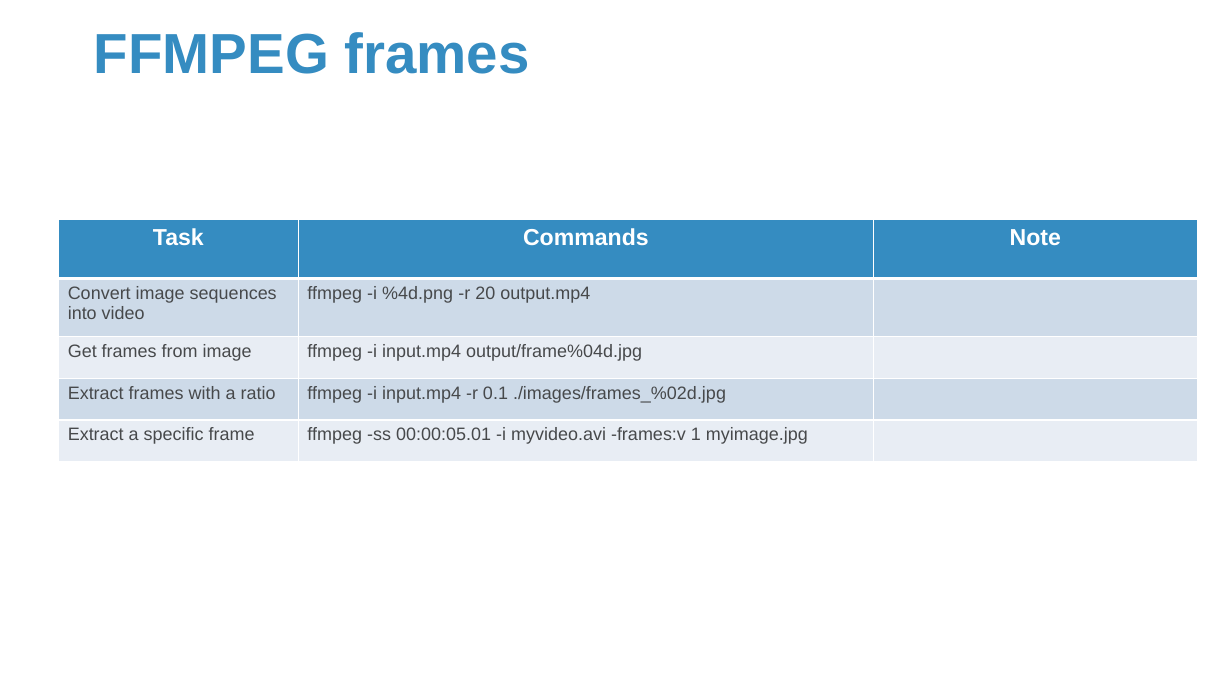
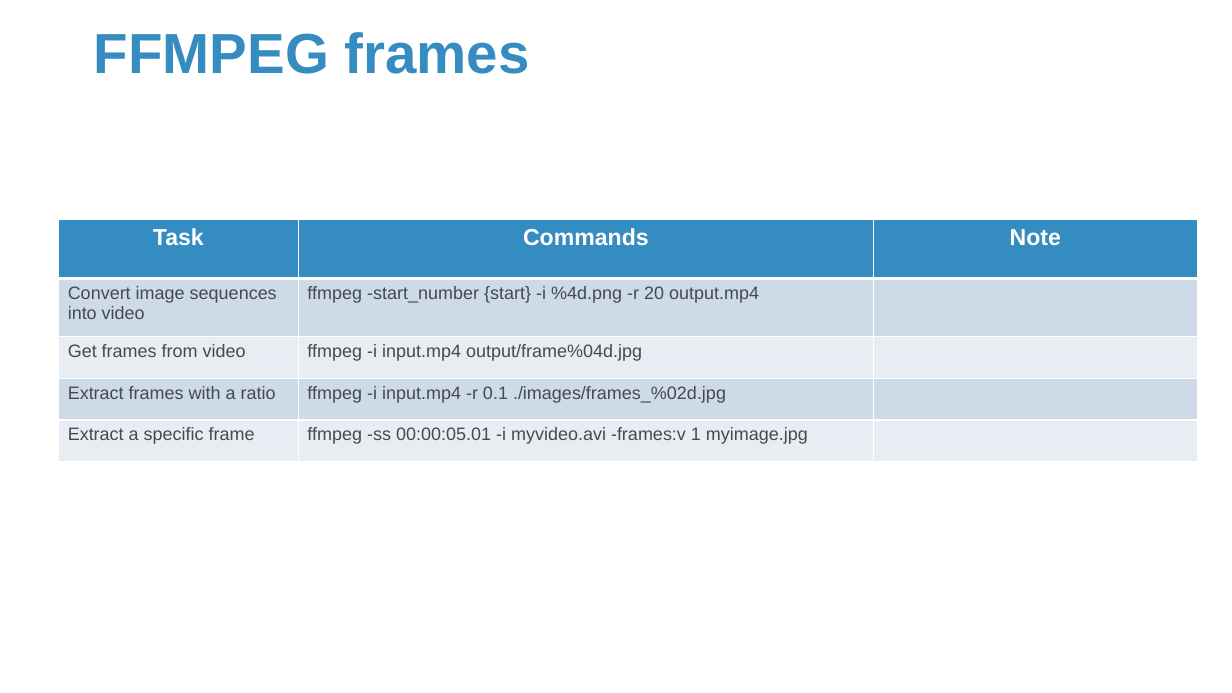
Before and after one commit to Sparks-Lu/TechNotes, a slide deck: slide 12 of Misc/Media-Notes.pptx (slide 10 before the commit). Drawn at 1232x693 pixels with LibreOffice and Linux fonts; fonts in the diff are those of the drawing; background and template pictures are left out. Boxes give left, top, right and bottom in pixels: in the first picture for what was removed or moved away, otherwise in the second. Text is boxed around its words. In the diff, an @@ line names an element or a change of style, - is before the commit and + after.

```diff
--- a/Misc/Media-Notes.pptx
+++ b/Misc/Media-Notes.pptx
@@ table at (x1=58, y1=220, x2=1197, y2=462) @@
-row 2, column 2: ffmpeg -i %4d.png -r 20 output.mp4
+row 2, column 2: ffmpeg -start_number {start} -i %4d.png -r 20 output.mp4
-row 3, column 1: Get frames from image
+row 3, column 1: Get frames from video
```
Also in this commit, not shown: 4 other slides changed, 12 slides added, 8 other files.
